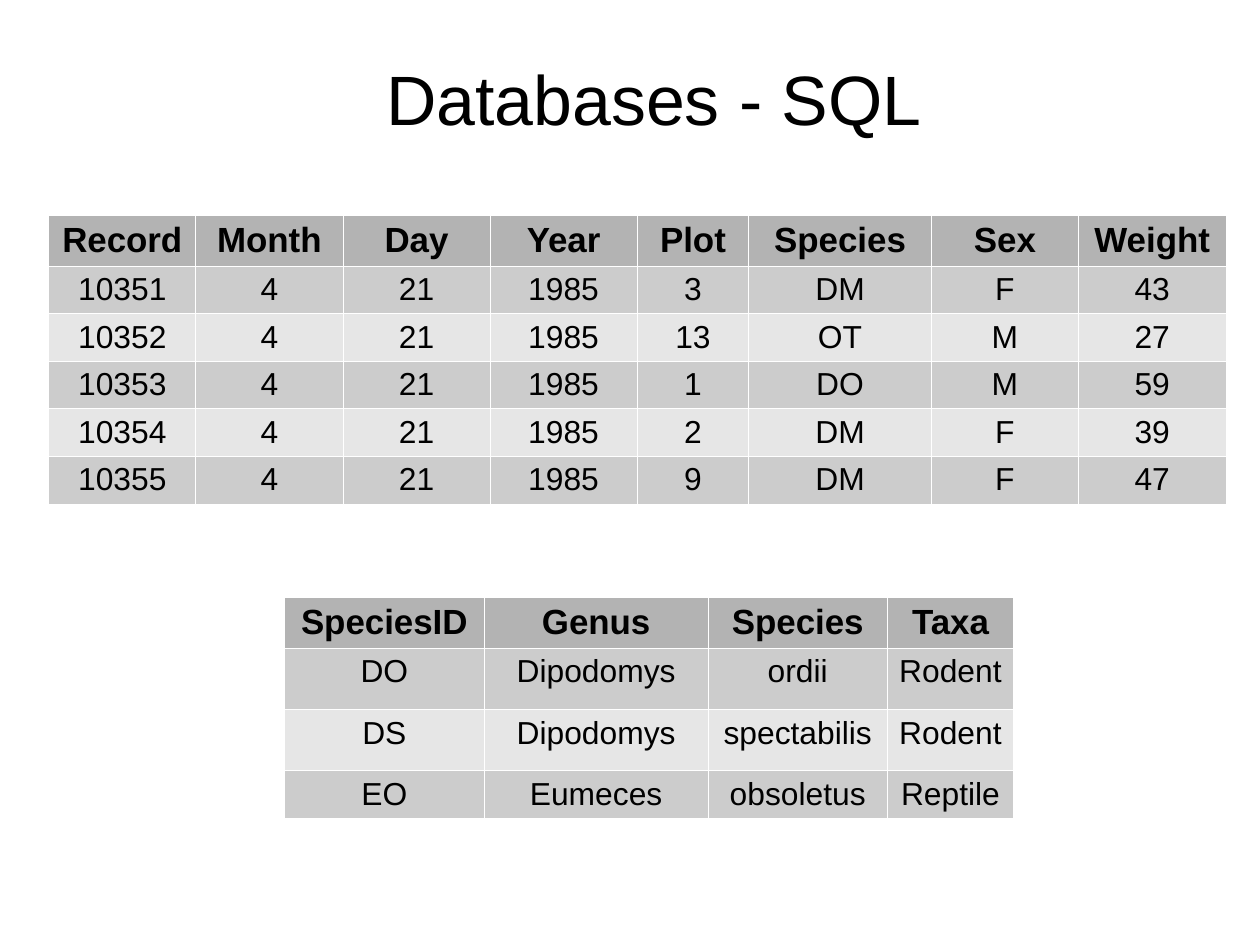
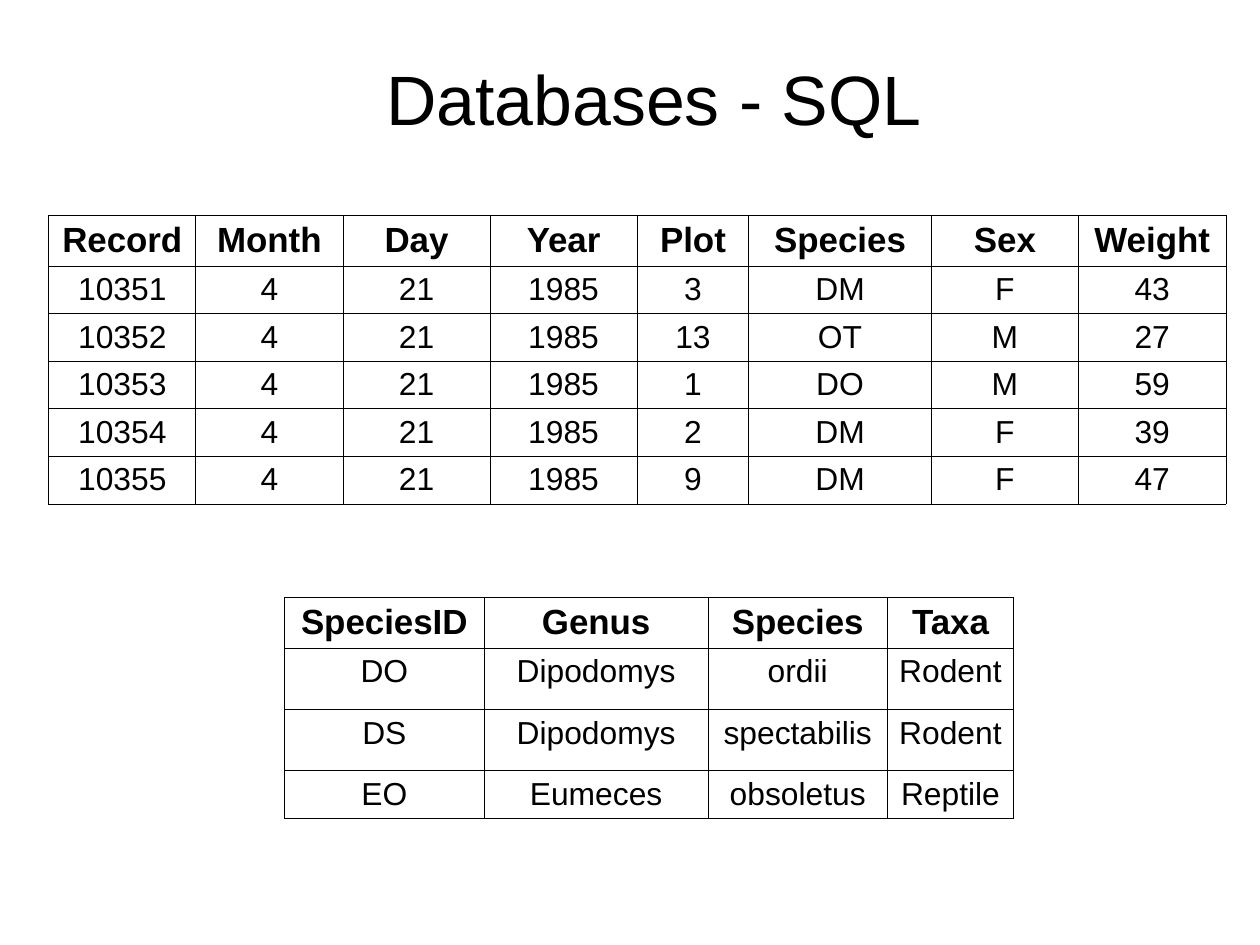
Before and after one commit to cliburn/workshop-swc, a slide deck: slide 1 of lessons/sql/sql.odp. Drawn at 1260x945 pixels with LibreOffice and Linux fonts; fonts in the diff are those of the drawing. Boxes give left, top, right and bottom in pixels: in the first picture for what was removed or moved away, otherwise in the second. Text is boxed around its words. In the diff, an @@ line names an element or a change of style, - is before the commit and + after.

```diff
--- a/lessons/sql/sql.odp
+++ b/lessons/sql/sql.odp
@@ table at (x1=49, y1=215, x2=1229, y2=503) @@
@@ fill #B3B3B3 to none in row 1 @@
@@ fill #CCCCCC to none in 24 cells @@
@@ fill #E6E6E6 to none in 16 cells @@
@@ borders changed @@
@@ table at (x1=285, y1=598, x2=1013, y2=819) @@
@@ fill #B3B3B3 to none in row 1 @@
@@ fill #CCCCCC to none in 8 cells @@
@@ fill #E6E6E6 to none in row 3 @@
@@ borders changed @@
```
Also in this commit, not shown: 1 other slide changed, 1 slide added.
